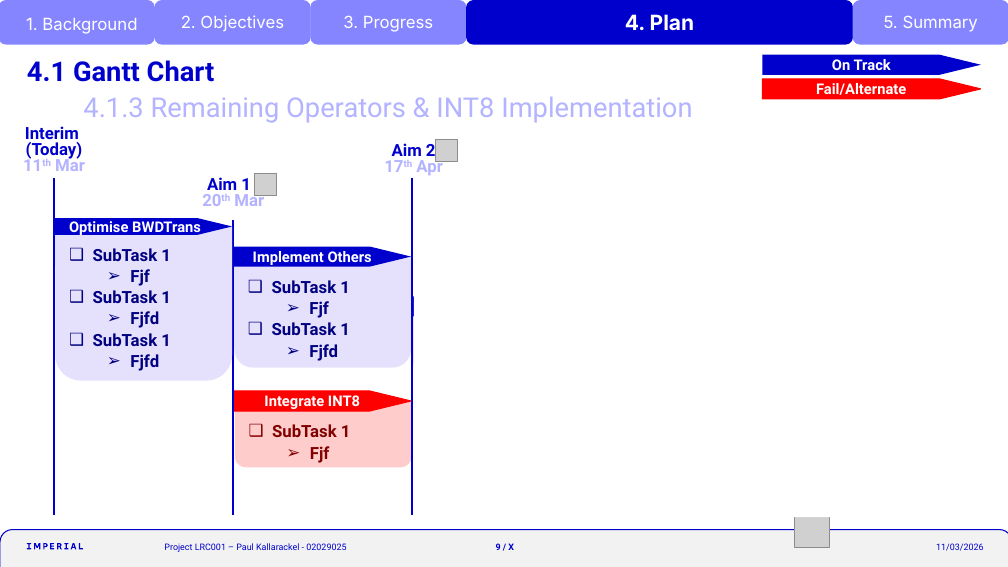
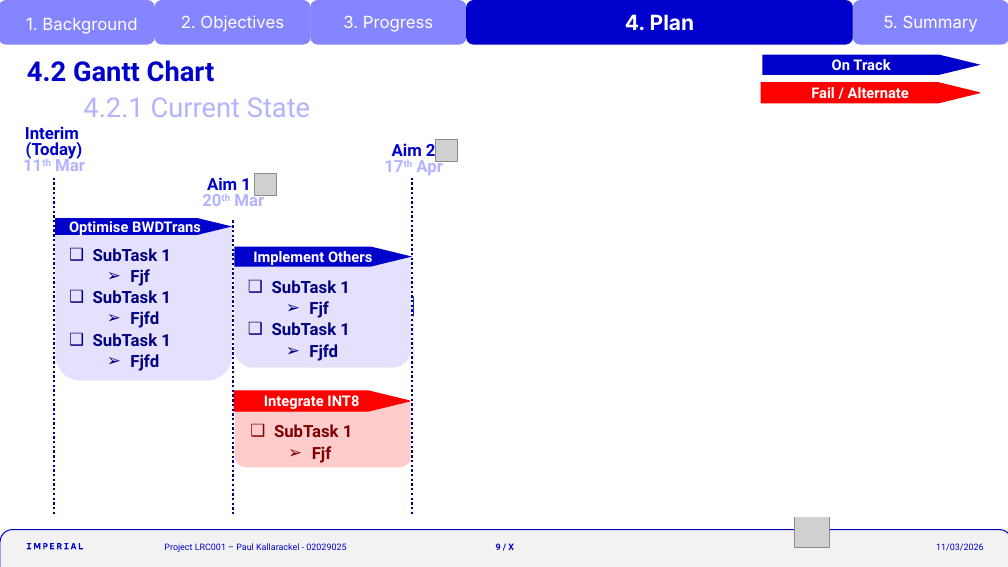
Before and after one commit to krackalackel02/FYP-Interim, a slide deck: slide 9 of Interim.pptm. Drawn at 1008x567 pixels with LibreOffice and Linux fonts; fonts in the diff are those of the drawing; grey boxes stand for pictures. Boxes give left, top, right and bottom in pixels: in the first picture for what was removed or moved away, otherwise in the second. Text is boxed around its words. In the diff, an @@ line names an element or a change of style, - is before the commit and + after.

```diff
--- a/Interim.pptm
+++ b/Interim.pptm
@@ title at bbox=[27, 60, 215, 82]: text changed @@
-4.1 Gantt Chart
+4.2 Gantt Chart
@@ pentagon arrow "Fail / Alternate": place and size @@
-pentagon arrow "Fail / Alternate" at bbox=[763, 79, 982, 99]
+pentagon arrow "Fail / Alternate" at bbox=[761, 82, 980, 103]
@@ text in pentagon arrow at bbox=[811, 87, 909, 98]: spaces changed @@
-Fail/Alternate
+Fail / Alternate
@@ text at bbox=[83, 97, 310, 117]: text changed @@
-4.1.3 Remaining Operators & INT8 Implementation
+4.2.1 Current State
@@ line (54, 178) - (54, 516): stroke #0000CD 2.25 pt to #000080 2.25 pt dashed @@
@@ line (412, 178) - (412, 516): stroke #0000CD 2.25 pt to #000080 2.25 pt dashed @@
@@ line (233, 221) - (233, 516): stroke #0000CD 2.25 pt to #000080 2.25 pt dashed @@
@@ rectangle "SubTask 1": place and size @@
-rectangle "SubTask 1" at bbox=[237, 411, 405, 463]
+rectangle "SubTask 1" at bbox=[238, 411, 410, 463]
```
Also in this commit, not shown: 6 other slides changed.
